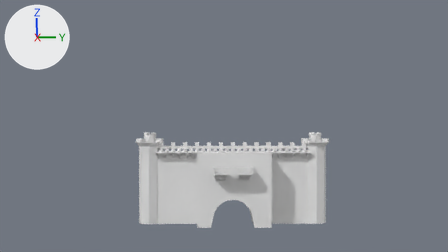
Two versions of the Blender file Models/Castle.blend, one commit apart.
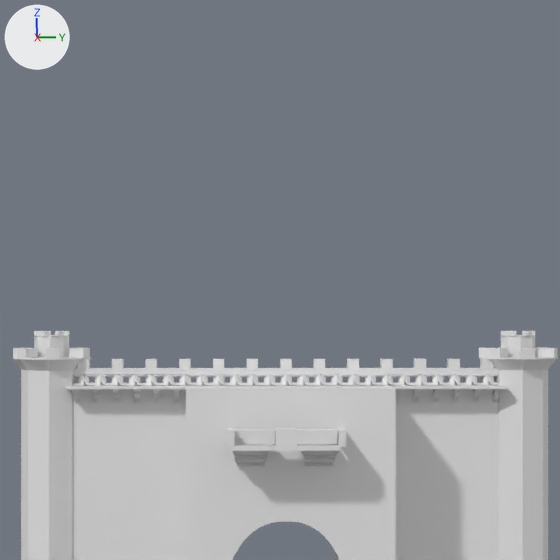
Old and new are each drawn from the file's camera 'Camera' and again close up on the part from 29% to 74% of the width and 6% to 85% of the height. Arrows for +X, +Y and +Z are at upper left; the lights stay in place.

In view in the first close-up: 'Cylinder.009', 'Cylinder.010', 'Ledge Dec.001', 'Ledge Dec.004', 'Ledge Dec.007'.
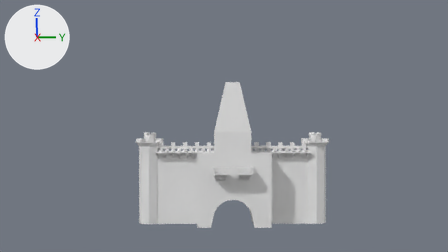
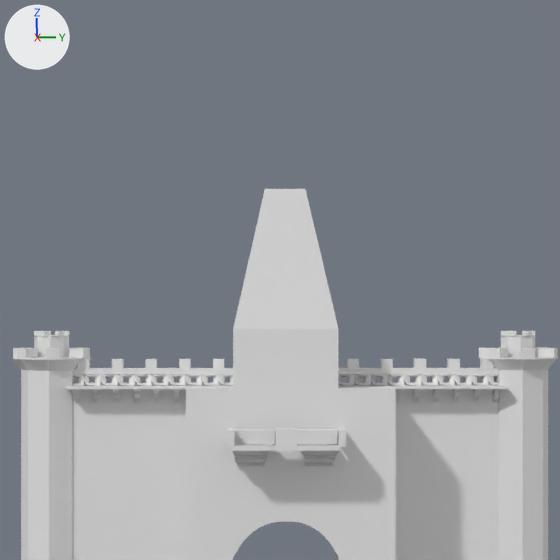
Commit message: Added Balcony Basic Top

Location of each change, (x1, y1, x2, y2) in pixels of the close-ups (560 x 560 px):
'Ledge Dec.001', reshaped
    before: (65, 359, 508, 560)
    after: (65, 189, 508, 560)
part 1 of me_cube_031, built on
    before: (186, 386, 393, 389)
    after: (186, 189, 393, 389)

The edits, one by one:
me_cube_031 is used by ob_ledge_dec_001; location (-0.19, -13.48, 8.78); scale (0.573, 0.573, 0.115).
me_cube_031 had 1528 vertices, 1187 faces and spanned x -4.5..6.6, y -1.0..42.6, z -99.4..14.5.
me_cube_031 now has 1569 vertices, 1219 faces, 1 loose edge and spans x -4.5..6.6, y -1.0..42.6, z -99.4..97.5.
Part 1, on me_cube_031:
15 faces are deleted.
41 vertices are added at x -1.0..6.6, y 15.5..25.5, z 1.4..97.5.
1 loose edge is added.
47 new faces join them.
